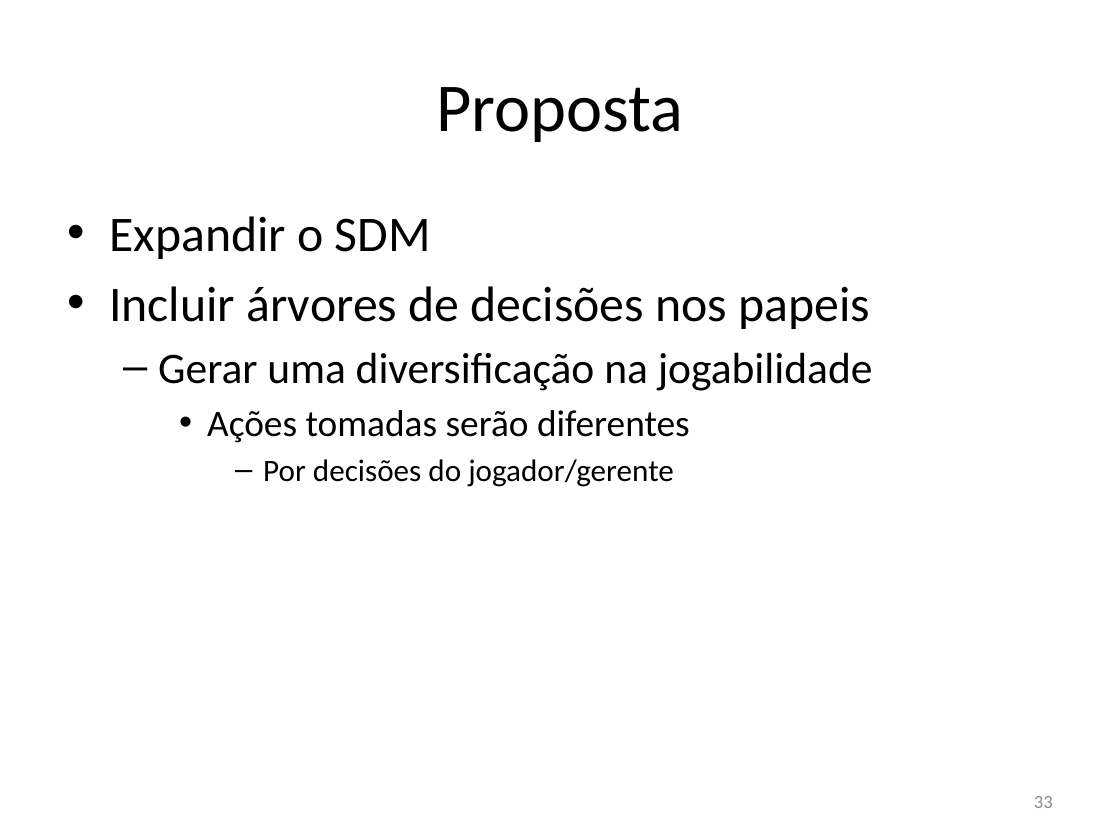
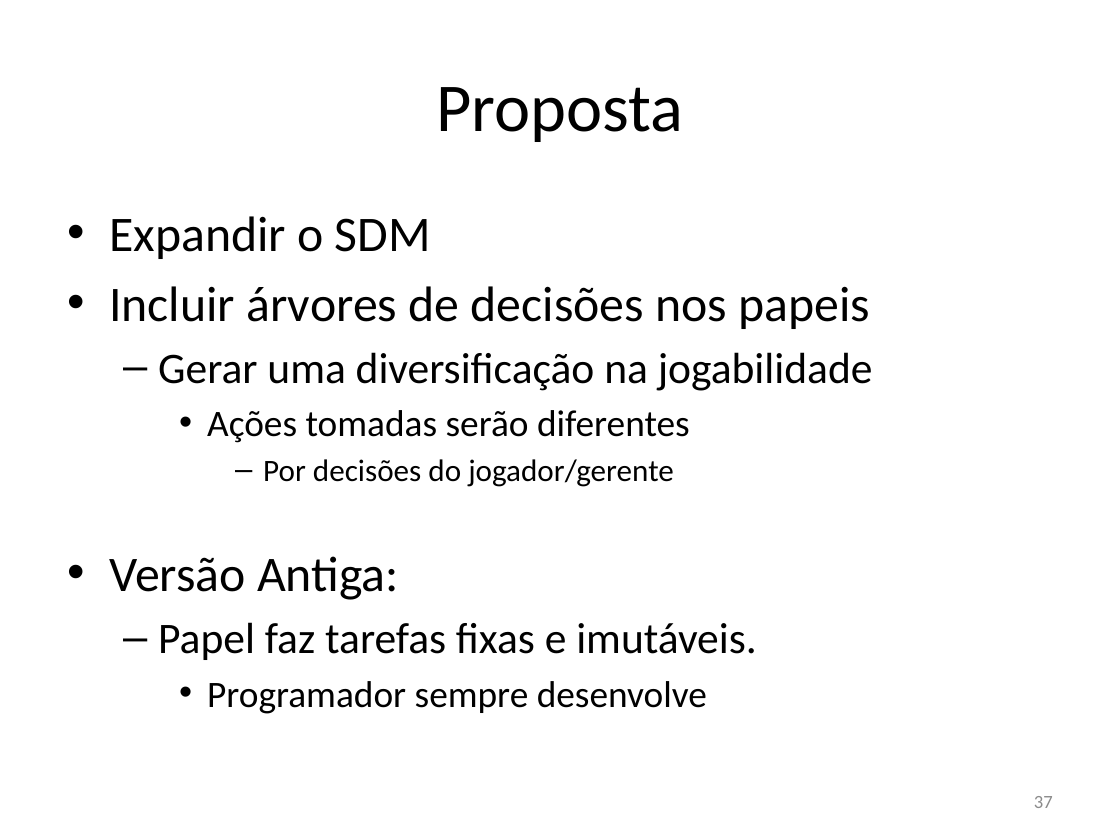
Before and after one commit to gems-uff/sdm, a slide deck: slide 37 of Documents/Raciocínio.pptx (slide 33 before the commit). Drawn at 1120x840 pixels with LibreOffice and Linux fonts; fonts in the diff are those of the drawing; background and template pictures are left out. Boxes give left, top, right and bottom in pixels: in the first picture for what was removed or moved away, otherwise in the second. Text is boxed around its words. In the diff, an @@ line names an element or a change of style, - is before the commit and + after.

```diff
--- a/Documents/Raciocínio.pptx
+++ b/Documents/Raciocínio.pptx
@@ text at [109,556,757,714]: paragraphs added @@
+• Versão Antiga:
+  – Papel faz tarefas fixas e imutáveis.
+    • Programador sempre desenvolve
@@ page number at [1034,796,1053,808]: text changed @@
-33
+37
```
Also in this commit, not shown: 5 other slides changed, 5 slides added, 1 slide removed, 1 other file.
